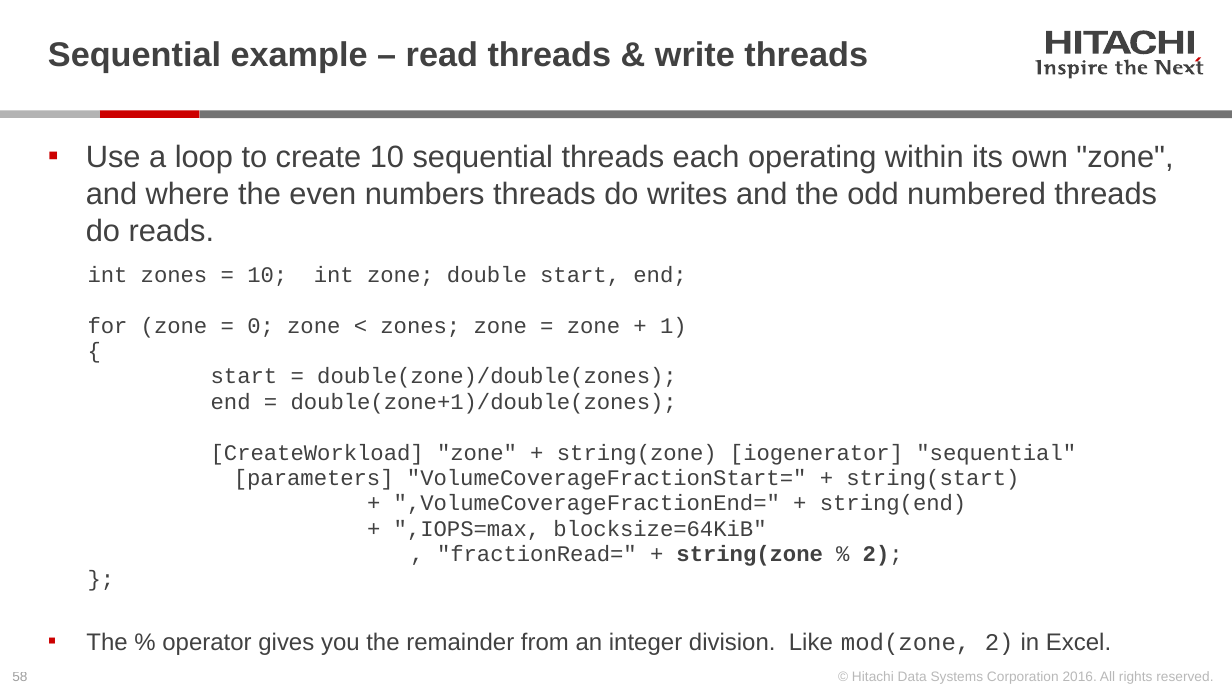
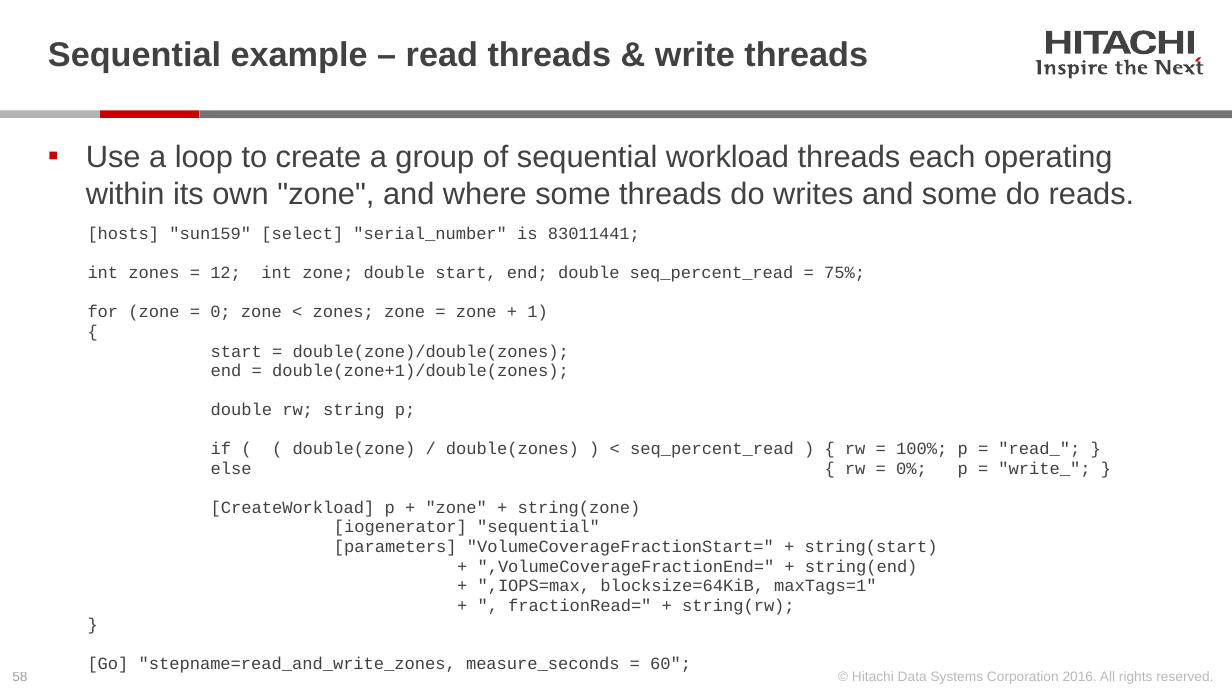
Before and after one commit to Hitachi-Data-Systems/ivy, a slide deck: slide 58 of doc/Programming ivy reference.pptx. Drawn at 1232x693 pixels with LibreOffice and Linux fonts; fonts in the diff are those of the drawing. Boxes give left, top, right and bottom in pixels: in the first picture for what was removed or moved away, otherwise in the second. Text is boxed around its words. In the diff, an @@ line names an element or a change of style, - is before the commit and + after.

Commit message:
update Programming ivy Reference with sequential examples

```diff
--- a/doc/Programming ivy reference.pptx
+++ b/doc/Programming ivy reference.pptx
@@ text at <box>86,144,1135,673</box>: text changed; size 13 to 10 pt @@
-▪ Use a loop to create 10 sequential threads each operating within its own "zone", and where the even numbers threads do writes and the odd numbered threads do reads.
-  int zones = 10; int zone; double start, end;
-  for (zone = 0; zone < zones; zone = zone + 1)
-  {
-  start = double(zone)/double(zones);
-  end = double(zone+1)/double(zones);
-  [CreateWorkload] "zone" + string(zone) [iogenerator] "sequential"
-  [parameters] "VolumeCoverageFractionStart=" + string(start)
-  + ",VolumeCoverageFractionEnd=" + string(end)
-  + ",IOPS=max, blocksize=64KiB"
-  , "fractionRead=" + string(zone % 2);
-  };
-▪ The % operator gives you the remainder from an integer division. Like mod(zone, 2) in Excel.
+▪ Use a loop to create a group of sequential workload threads each operating within its own "zone", and where some threads do writes and some do reads.
+  [hosts] "sun159" [select] "serial_number" is 83011441;
+  int zones = 12; int zone; double start, end; double seq_percent_read = 75%;
+  for (zone = 0; zone < zones; zone = zone + 1)
+  {
+  start = double(zone)/double(zones);
+  end = double(zone+1)/double(zones);
+  double rw; string p;
+  if ( ( double(zone) / double(zones) ) < seq_percent_read ) { rw = 100%; p = "read_"; }
+  else { rw = 0%; p = "write_"; }
+  [CreateWorkload] p + "zone" + string(zone)
+  [iogenerator] "sequential"
+  [parameters] "VolumeCoverageFractionStart=" + string(start)
+  + ",VolumeCoverageFractionEnd=" + string(end)
+  + ",IOPS=max, blocksize=64KiB, maxTags=1"
+  + ", fractionRead=" + string(rw);
+  }
+  [Go] "stepname=read_and_write_zones, measure_seconds = 60";
```
Also in this commit, not shown: 10 other slides changed, 1 other file.
